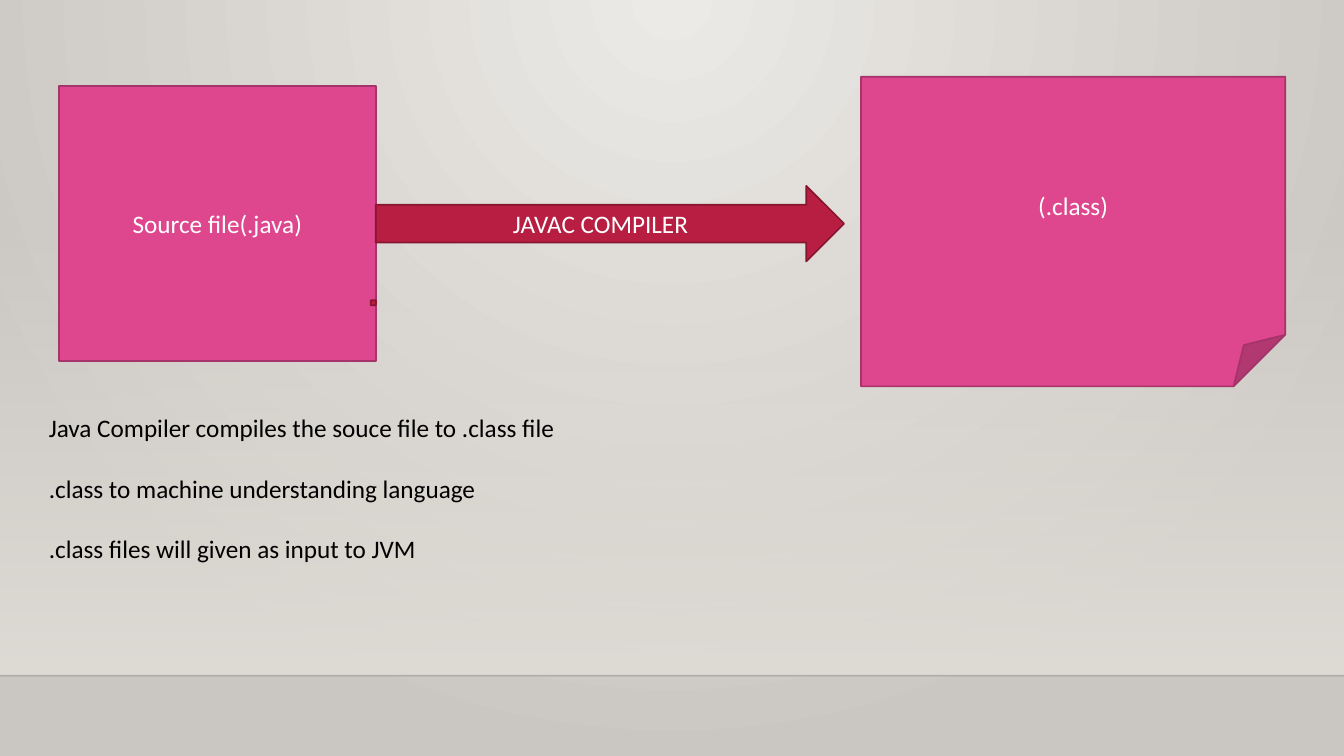
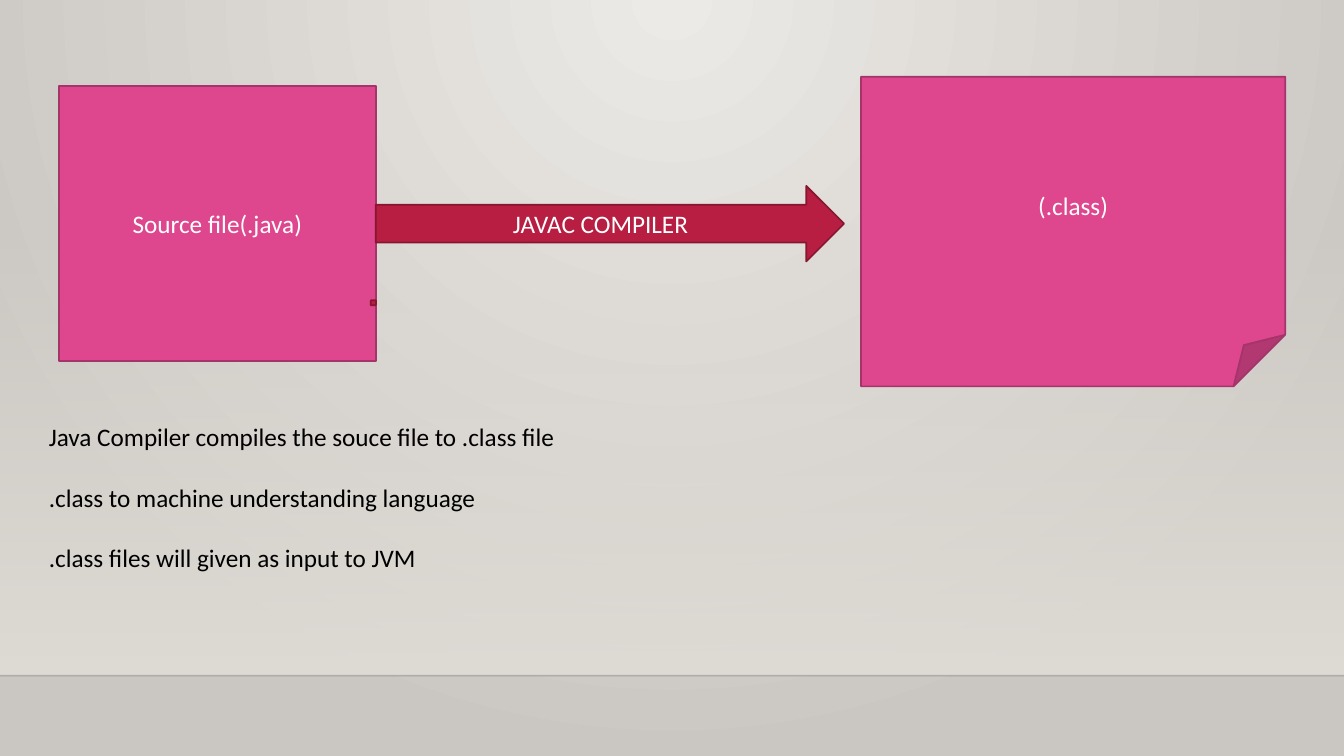
Before and after one commit to vamsisandeep143/javabatch, a slide deck: slide 4 of Core Java training.pptx. Drawn at 1344x756 pixels with LibreOffice and Linux fonts; fonts in the diff are those of the drawing; background and template pictures are left out. Boxes give left, top, right and bottom in pixels: in the first picture for what was removed or moved away, otherwise in the second. Text is boxed around its words. In the diff, an @@ line names an element or a change of style, - is before the commit and + after.

```diff
--- a/Core Java training.pptx
+++ b/Core Java training.pptx
@@ text "Java Compiler compiles the souce ...": place and size @@
-text "Java Compiler compiles the souce ..." at (49,419,554,563)
+text "Java Compiler compiles the souce ..." at (49,428,554,572)
```
Also in this commit, not shown: 2 other slides changed, 31 slides added, 9 slides removed.
